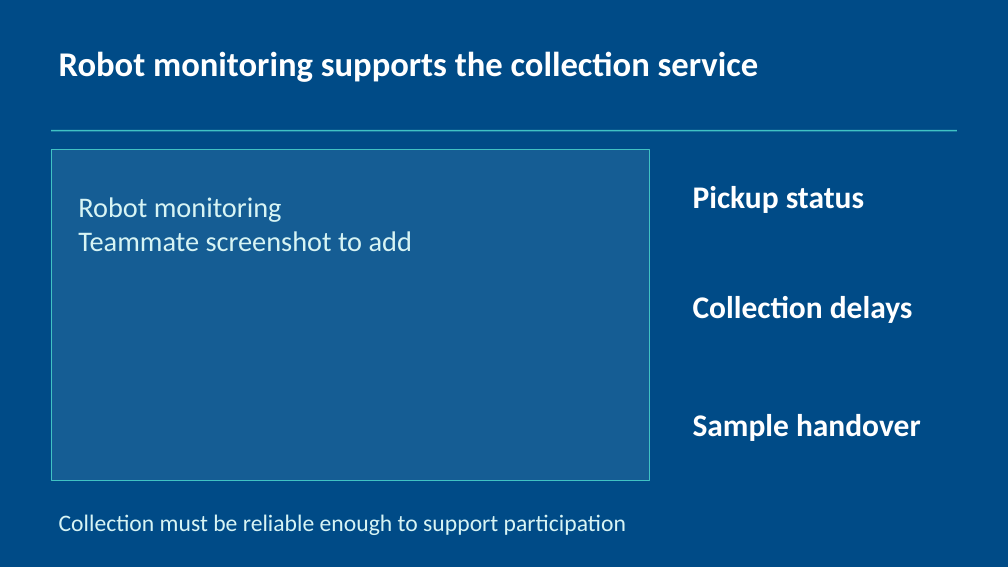
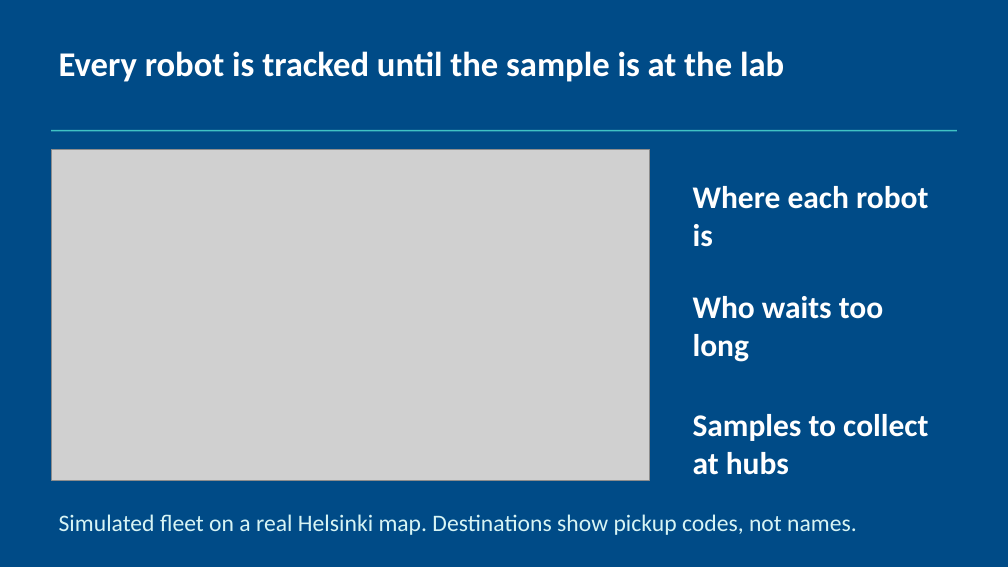
Before and after one commit to rromppanen/junction26, a slide deck: slide 13 of docs/pitch/farmagusta-screening-attendance.pptx (slide 12 before the commit). Drawn at 1008x567 pixels with LibreOffice and Linux fonts; fonts in the diff are those of the drawing; grey boxes stand for pictures. Boxes give left, top, right and bottom in pixels: in the first picture for what was removed or moved away, otherwise in the second. Text is boxed around its words. In the diff, an @@ line names an element or a change of style, - is before the commit and + after.

```diff
--- a/docs/pitch/farmagusta-screening-attendance.pptx
+++ b/docs/pitch/farmagusta-screening-attendance.pptx
@@ text at [59, 51, 784, 82]: text changed @@
-Robot monitoring supports the collection service
+Every robot is tracked until the sample is at the lab
@@ rectangle removed at [51, 150, 650, 481] @@
@@ picture added at [51, 150, 650, 481] @@
@@ text removed at [78, 197, 412, 251] @@
-Robot monitoring
-Teammate screenshot to add
@@ text at [693, 186, 928, 247]: text changed @@
-Pickup status
+Where each robot is
@@ text at [693, 296, 883, 362]: text changed @@
-Collection delays
+Who waits too long
@@ text at [693, 414, 928, 475]: text changed @@
-Sample handover
+Samples to collect at hubs
@@ text at [59, 514, 857, 535]: text changed @@
-Collection must be reliable enough to support participation
+Simulated fleet on a real Helsinki map. Destinations show pickup codes, not names.
```
Also in this commit, not shown: 6 other slides changed, 2 slides added, 1 slide removed.
